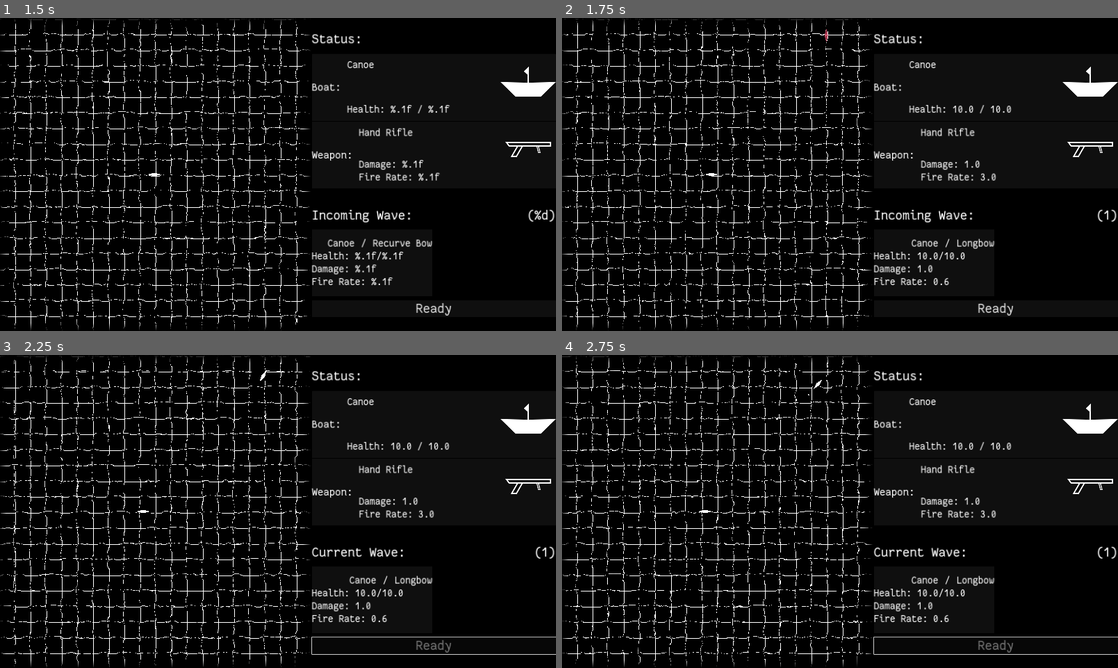
Above: before the commit, frames 1-4 (two rows, left to right).
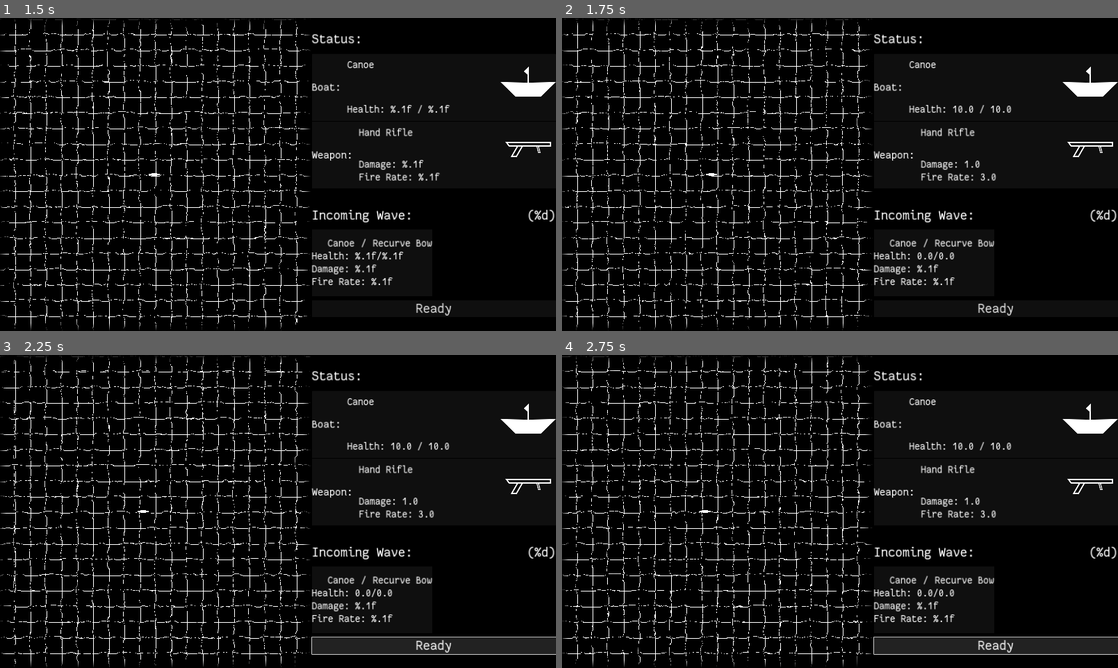
Above: after the commit, the same moments.

Repository: wdfeer/seabattle
Game: Godot game, scene res://src/splash.tscn
Two runs of this game, one before a commit and one after it. Both use one fixed random seed, a clock stepped at 60 frames per second and the inputs below.
Inputs (mouse positions are in pixels of both pictures, inside the frame that each line leads up to):
- Up to frame 1 (1.5 s): move the mouse to (400, 158) at 0.52 s; press the mouse at (400, 158) at 0.53 s; hold D (right) 0.53-1.28 s; move the mouse to (166, 190) at 1.27 s; release the mouse at (166, 190) at 1.28 s; hold S (down) from 1.28 s (still down); click (166, 190) at 1.35 s
- Up to frame 2 (1.75 s): keep holding S (down)
- Up to frame 3 (2.25 s): release S (down) at 2 s; click "Ready" at 2 s
- Up to frame 4 (2.75 s): no input

Frame 1 is identical in both runs. In frame 2, 0.5% of the frame differs, in the area x 47-99%, y 3-86%; in frame 3, 3.2%; in frame 4, 3.2%, in the area x 44-100%, y 8-96%.
Error after the commit: Parse Error: Cannot find member "Finished" in base "Waves.WaveState". (res://src/static/waves.gd:55)

Commit message:
Create basic passive AI type

Diff:
--- a/src/boats/boat.gd
+++ b/src/boats/boat.gd
@@ -22,16 +22,16 @@
 	if hp <= 0:
 		queue_free()
 
-func steer(ang_direction: float, delta: float):
-	rotation += delta * body.turn_speed * ang_direction
+func steer(ang_change_direction: float, delta: float):
+	rotation += delta * body.turn_speed * ang_change_direction
 
-func sail(direction: Vector2, delta: float):
+func sail(direction: Vector2, delta: float, ang_margin: float = PI / 16):
 	if direction.length() > 0:
 		var dir_angle = direction.angle()
 		# Normalize the angular difference to [-PI, PI]
 		var angle_diff = wrapf(dir_angle - rotation, -PI, PI)
 
-		if abs(angle_diff) > 0.01:  # Small threshold to avoid jittering
+		if abs(angle_diff) > ang_margin:
 			steer(sign(angle_diff), delta)
 
 		sail_forward(1)
--- a/src/boats/enemy_controller.gd
+++ b/src/boats/enemy_controller.gd
@@ -26,11 +26,42 @@
 	if (int(Time.get_unix_time_from_system() * 1.5)) % 2 == 0:
 		boat.sail_forward(delta)
 
+var ai_type: AiType = AiType.values().pick_random()
 func process_movement(delta: float):
-	var direction = boat.global_position.direction_to(target.global_position)
-	boat.sail(direction, delta) # TODO: sophisticate movement, e.g. to surround the player
+	var self_pos: Vector2 = boat.global_position
+	var target_pos: Vector2 = target.global_position
+	match (ai_type):
+		AiType.Aggresive:
+			var direction = self_pos.direction_to(target_pos)
+			boat.sail(direction, delta)
+		AiType.Passive:
+			const safe_range = 400
+			const margin = 100
+			const ang_margin = PI / 16
+
+			var angle_to_target = self_pos.angle_to(target_pos)
+			var desired_angle = angle_to_target + PI / 2
+			var velocity_mult = 1
+
+			if self_pos.distance_to(target_pos) < safe_range:
+				desired_angle += PI / 4
+			elif self_pos.distance_to(target_pos) > safe_range + margin * 2:
+				desired_angle -= PI / 2
+			elif self_pos.distance_to(target_pos) > safe_range + margin:
+				desired_angle -= PI / 4
+			else:
+				velocity_mult = 0.5
+			var ang_delta = desired_angle - boat.velocity.angle()
+			if abs(ang_delta) > ang_margin:
+				var ang_dir = sign(ang_delta)
+				boat.steer(ang_delta, delta)
+			boat.sail_forward(velocity_mult)
 
 func process_shooting(delta: float):
 	if boat.shooter.can_shoot():
 		var dir = boat.global_position.direction_to(target.global_position)
 		boat.shooter.shoot(dir)
+
+enum AiType {
+	Aggresive, Passive
+}
--- a/src/static/waves.gd
+++ b/src/static/waves.gd
@@ -52,6 +52,8 @@
 	return get_enemies().filter(func(b): return b.controller.preview)
 
 static func start_wave():
+	assert(wave_state != WaveState.Finished)
+
 	var previews = get_preview_enemies()
 	for boat in previews:
 		(boat.controller as EnemyController).preview = false
